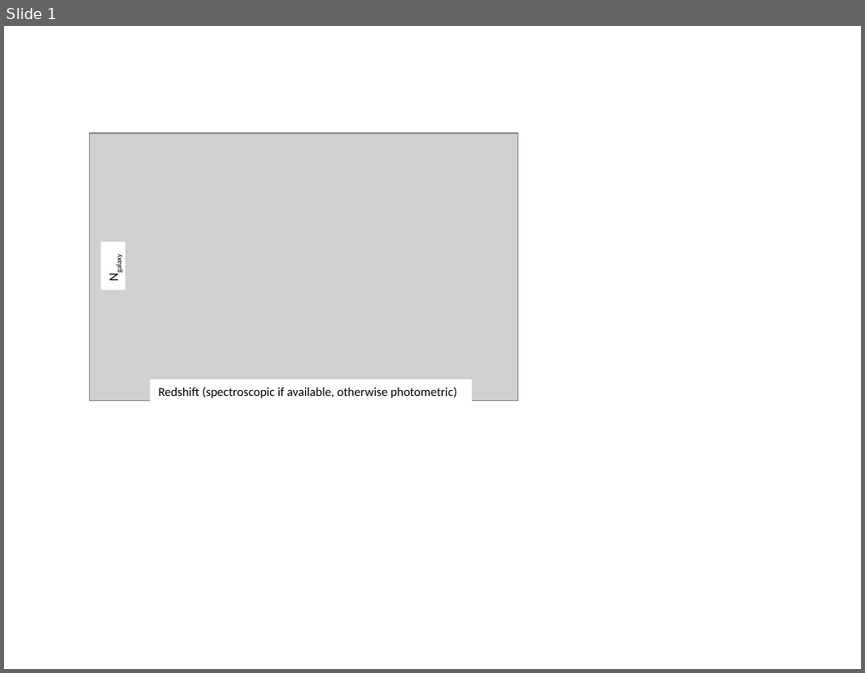
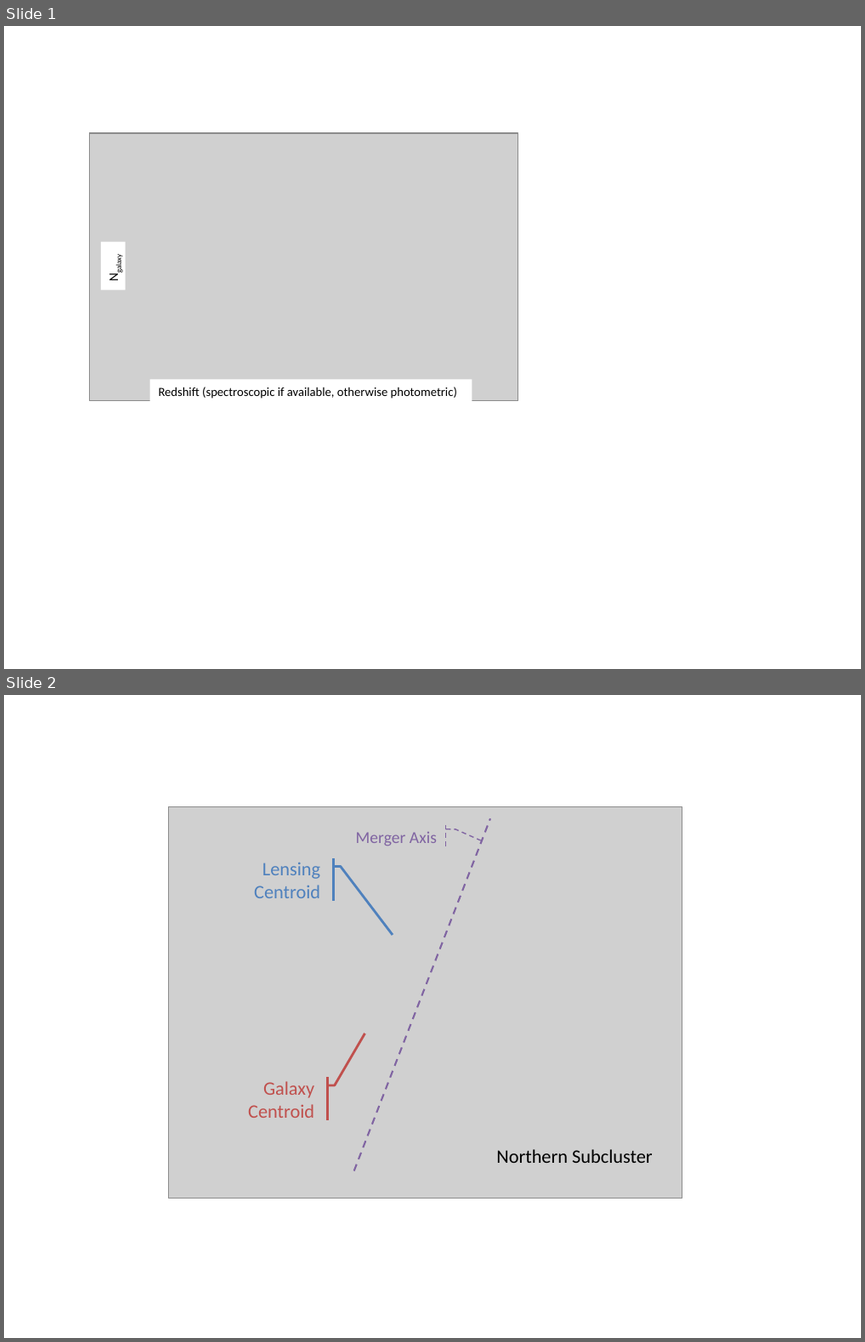
Before and after one commit to wadawson/dissertation, a slide deck: Chapter4/AnalysisFiles/Reformatted Figures.pptx. Shown one above the other, each under a label of ours: slide 1 before the commit, slides 1 and 2 after it. The pictures are 865x673 and 865x1342 pixels, drawn with LibreOffice and Linux fonts; fonts in the diff are those of the drawing; grey boxes stand for pictures. Boxes give left, top, right and bottom in pixels: in the first picture for what was removed or moved away, otherwise in the second. Text is boxed around its words. In the diff, an @@ line names an element or a change of style, - is before the commit and + after.

Commit message:
Updated the centroid offset figure formatting as well  north offset calcs
The major piece of work in this was to estimate the offset significance for
the northern subcluster in the merger axis coordinate system.

```diff
--- a/Chapter4/AnalysisFiles/Reformatted Figures.pptx
+++ b/Chapter4/AnalysisFiles/Reformatted Figures.pptx
@@ slide 2 added at bbox=[4, 695, 861, 1338], background #FFFFFF @@
@@ line added from (353, 1170) to (490, 818), #8064A2 1.5 pt dashed @@
@@ accent callout added at bbox=[324, 825, 445, 848], outline #8064A2 1 pt dashed, 14 pt, text #8064A2 @@
+Merger Axis
@@ group added at bbox=[169, 807, 682, 1198]: 2 accent callouts, 1 picture, 1 text @@
+Northern Subcluster
+Galaxy
+Centroid
+Lensing
+Centroid
```
Also in this commit, not shown: 3 other slides added, 9 other files.
